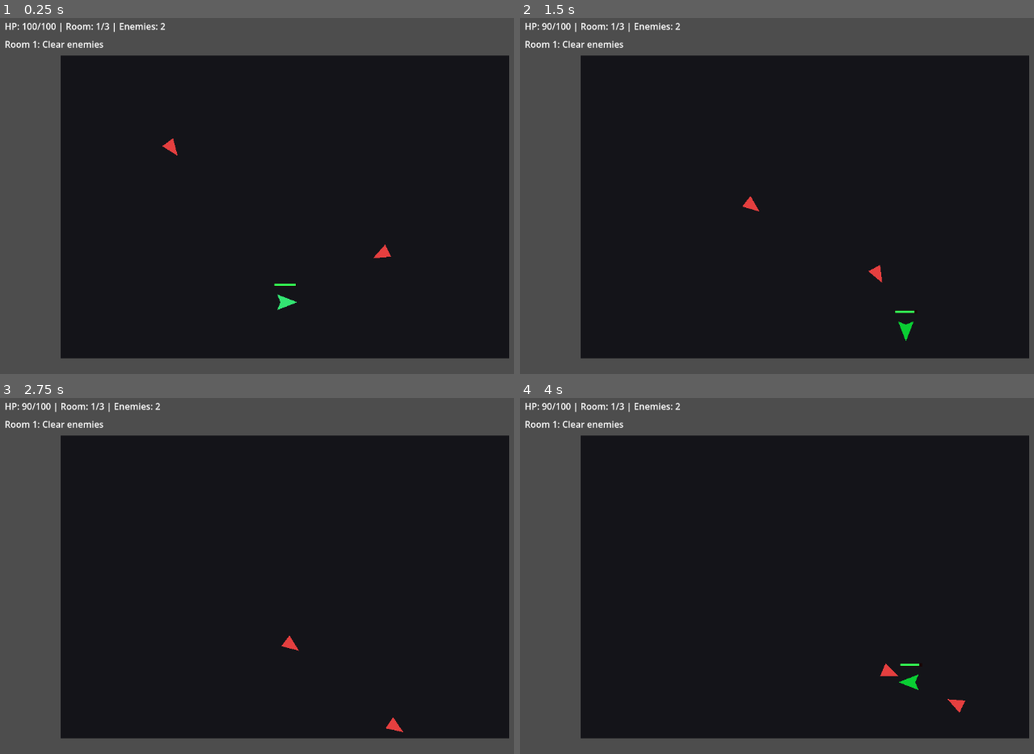
Above: before the commit, frames 1-4 (two rows, left to right).
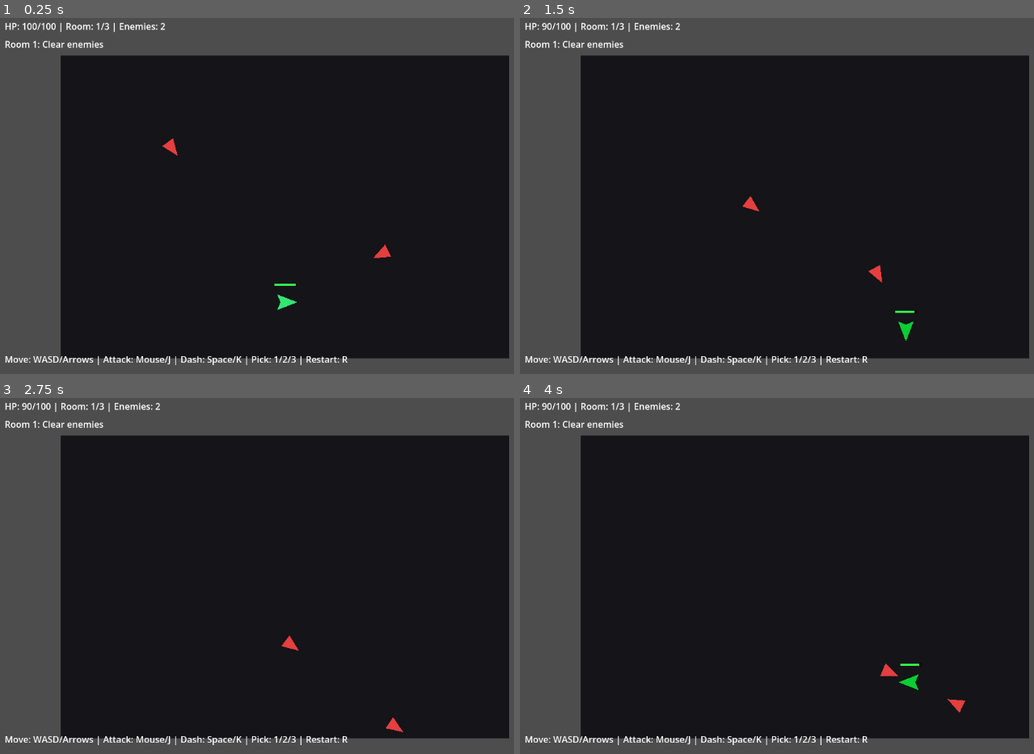
Above: after the commit, the same moments.

Repository: DGoat/Project-A
Game: Godot game, scene res://scenes/Main.tscn
Two runs of this game, one before a commit and one after it. Both use one fixed random seed, a clock stepped at 60 frames per second and the inputs below.
Inputs (mouse positions are in pixels of both pictures, inside the frame that each line leads up to):
- Up to frame 1 (0.25 s): no input
- Up to frame 2 (1.5 s): move the mouse to (977, 174) at 0.52 s; hold D (move_right) 0.53-1.28 s; tap 1 (pick_blessing_1, bound only after the commit) at 0.6 s; tap 2 (pick_blessing_2, bound only after the commit) at 0.8, 1.35 s; move the mouse to (705, 210) at 1.27 s; hold S (move_down) from 1.28 s (still down)
- Up to frame 3 (2.75 s): tap 3 (pick_blessing_3, bound only after the commit) at 1.55, 2.1 s; move the mouse to (380, 494) at 2.02 s; release S (move_down) at 2.03 s; hold D (move_right) from 2.03 s (still down); tap 1 (pick_blessing_1, bound only after the commit) at 2.3 s
- Up to frame 4 (4 s): move the mouse to (802, 643) at 2.77 s; release D (move_right) at 2.78 s; hold W (move_up) 2.78-3.53 s; click (802, 643) at 2.85 s; tap 2 (pick_blessing_2, bound only after the commit) at 3.05 s; move the mouse to (1028, 625) at 3.52 s; hold A (move_left) from 3.53 s (still down); tap Space (dash) at 3.6 s; tap 3 (pick_blessing_3, bound only after the commit) at 3.8 s

The runs differ from the first frame. In frame 1, 0.6% of the frame differs, in the area x 0-68%, y 95-98%; in frame 2, 0.6%; in frame 3, 0.6%; in frame 4, 0.6%.

Commit message:
Add basic game feel improvements

Diff:
--- a/demos/demo-godot-001-action-roguelite/project.godot
+++ b/demos/demo-godot-001-action-roguelite/project.godot
@@ -61,3 +61,18 @@
 "events": [Object(InputEventKey,"resource_local_to_scene":false,"resource_name":"","device":-1,"window_id":0,"alt_press …(190 unchanged characters)…
 ]
 }
+pick_blessing_1={
+"deadzone": 0.5,
+"events": [Object(InputEventKey,"resource_local_to_scene":false,"resource_name":"","device":-1,"window_id":0,"alt_pressed":false,"shift_pressed":false,"ctrl_pressed":false,"meta_pressed":false,"pressed":false,"keycode":49,"physical_keycode":0,"key_label":0,"unicode":0,"location":0,"echo":false,"script":null)
+]
+}
+pick_blessing_2={
+"deadzone": 0.5,
+"events": [Object(InputEventKey,"resource_local_to_scene":false,"resource_name":"","device":-1,"window_id":0,"alt_pressed":false,"shift_pressed":false,"ctrl_pressed":false,"meta_pressed":false,"pressed":false,"keycode":50,"physical_keycode":0,"key_label":0,"unicode":0,"location":0,"echo":false,"script":null)
+]
+}
+pick_blessing_3={
+"deadzone": 0.5,
+"events": [Object(InputEventKey,"resource_local_to_scene":false,"resource_name":"","device":-1,"window_id":0,"alt_pressed":false,"shift_pressed":false,"ctrl_pressed":false,"meta_pressed":false,"pressed":false,"keycode":51,"physical_keycode":0,"key_label":0,"unicode":0,"location":0,"echo":false,"script":null)
+]
+}
--- a/demos/demo-godot-001-action-roguelite/scenes/Main.tscn
+++ b/demos/demo-godot-001-action-roguelite/scenes/Main.tscn
@@ -40,6 +40,14 @@
 offset_bottom = 82.0
 text = "Room 1"
 
+[node name="ControlsHint" type="Label" parent="CanvasLayer/UI"]
+layout_mode = 0
+offset_left = 20.0
+offset_top = 610.0
+offset_right = 1050.0
+offset_bottom = 640.0
+text = "Move: WASD/Arrows | Attack: Mouse/J | Dash: Space/K | Pick: 1/2/3 | Restart: R"
+
 [node name="BlessingPanel" type="PanelContainer" parent="CanvasLayer/UI"]
 visible = false
 layout_mode = 0
--- a/demos/demo-godot-001-action-roguelite/scripts/main.gd
+++ b/demos/demo-godot-001-action-roguelite/scripts/main.gd
@@ -49,11 +49,11 @@
 	if Input.is_action_just_pressed("restart"):
 		get_tree().reload_current_scene()
 	if choosing_blessing:
-		if Input.is_key_pressed(KEY_1):
+		if Input.is_action_just_pressed("pick_blessing_1"):
 			_pick_blessing(0)
-		elif Input.is_key_pressed(KEY_2):
+		elif Input.is_action_just_pressed("pick_blessing_2"):
 			_pick_blessing(1)
-		elif Input.is_key_pressed(KEY_3):
+		elif Input.is_action_just_pressed("pick_blessing_3"):
 			_pick_blessing(2)
 
 func _load_blessings() -> void:
--- a/demos/demo-godot-001-action-roguelite/scripts/melee_enemy.gd
+++ b/demos/demo-godot-001-action-roguelite/scripts/melee_enemy.gd
@@ -7,6 +7,8 @@
 @export var contact_damage := 10
 @export var recoil_speed := 260.0
 @export var recoil_duration := 0.18
+@export var knockback_speed := 220.0
+@export var knockback_duration := 0.12
 @export var elite := false
 
 var hp := 40
@@ -17,6 +19,8 @@
 var burn_timer := 0.0
 var recoil_time := 0.0
 var recoil_direction := Vector2.ZERO
+var knockback_time := 0.0
+var knockback_direction := Vector2.ZERO
 var dead := false
 
 @onready var body := $Body
@@ -36,7 +40,10 @@
 	if dead or player == null:
 		return
 	var direction := global_position.direction_to(player.global_position)
-	if recoil_time > 0.0:
+	if knockback_time > 0.0:
+		knockback_time -= delta
+		velocity = knockback_direction * knockback_speed
+	elif recoil_time > 0.0:
 		recoil_time -= delta
 		velocity = recoil_direction * recoil_speed
 	else:
@@ -48,6 +55,9 @@
 func take_damage(amount: int, source: Node = null) -> void:
 	if dead:
 		return
+	if source != null:
+		knockback_direction = source.global_position.direction_to(global_position).normalized()
+		knockback_time = knockback_duration
 	hp -= amount
 	body.modulate = Color(1.0, 0.45, 0.45)
 	await get_tree().create_timer(0.06).timeout
--- a/demos/demo-godot-001-action-roguelite/scripts/player.gd
+++ b/demos/demo-godot-001-action-roguelite/scripts/player.gd
@@ -25,6 +25,7 @@
 var dash_strike_ready := false
 var invulnerable_time := 0.0
 var hurt_invulnerable_duration := 0.65
+var hit_stop_active := false
 var dead := false
 
 @onready var body := $Body
@@ -121,6 +122,7 @@
 		damage *= dash_strike_multiplier
 		dash_strike_ready = false
 	body_node.take_damage(int(round(damage)), self)
+	_apply_hit_stop()
 	if burn_damage > 0 and body_node.has_method("apply_burn"):
 		body_node.apply_burn(burn_damage, burn_ticks, self)
 
@@ -129,6 +131,15 @@
 		heal(heal_on_kill)
 	enemy_killed.emit()
 
+func _apply_hit_stop() -> void:
+	if hit_stop_active:
+		return
+	hit_stop_active = true
+	Engine.time_scale = 0.08
+	await get_tree().create_timer(0.035, true, false, true).timeout
+	Engine.time_scale = 1.0
+	hit_stop_active = false
+
 func _update_health_bar() -> void:
 	var ratio := float(hp) / float(max_hp)
 	health_bar_fill.offset_right = -19.0 + 38.0 * ratio
--- a/demos/demo-godot-001-action-roguelite/scripts/ranged_enemy.gd
+++ b/demos/demo-godot-001-action-roguelite/scripts/ranged_enemy.gd
@@ -6,6 +6,8 @@
 @export var move_speed := 70.0
 @export var preferred_distance := 300.0
 @export var shoot_cooldown := 1.8
+@export var knockback_speed := 220.0
+@export var knockback_duration := 0.12
 
 var hp := 30
 var player: Node2D
@@ -14,6 +16,8 @@
 var burn_ticks_left := 0
 var burn_owner: Node
 var burn_timer := 0.0
+var knockback_time := 0.0
+var knockback_direction := Vector2.ZERO
 var dead := false
 var projectile_scene := preload("res://scenes/Projectile.tscn")
 
@@ -28,7 +32,10 @@
 		return
 	var to_player := global_position.direction_to(player.global_position)
 	var distance := global_position.distance_to(player.global_position)
-	if distance < preferred_distance * 0.75:
+	if knockback_time > 0.0:
+		knockback_time -= delta
+		velocity = knockback_direction * knockback_speed
+	elif distance < preferred_distance * 0.75:
 		velocity = -to_player * move_speed
 	elif distance > preferred_distance:
 		velocity = to_player * move_speed
@@ -46,6 +53,9 @@
 func take_damage(amount: int, source: Node = null) -> void:
 	if dead:
 		return
+	if source != null:
+		knockback_direction = source.global_position.direction_to(global_position).normalized()
+		knockback_time = knockback_duration
 	hp -= amount
 	body.modulate = Color(1.0, 0.55, 0.55)
 	await get_tree().create_timer(0.06).timeout
Not shown, changed: demos/demo-godot-001-action-roguelite/dev-log.md
Not shown, changed: demos/demo-godot-001-action-roguelite/issue-tracker.md
Not shown, added: demos/demo-godot-001-action-roguelite/specs/spec-003-basic-game-feel.md
